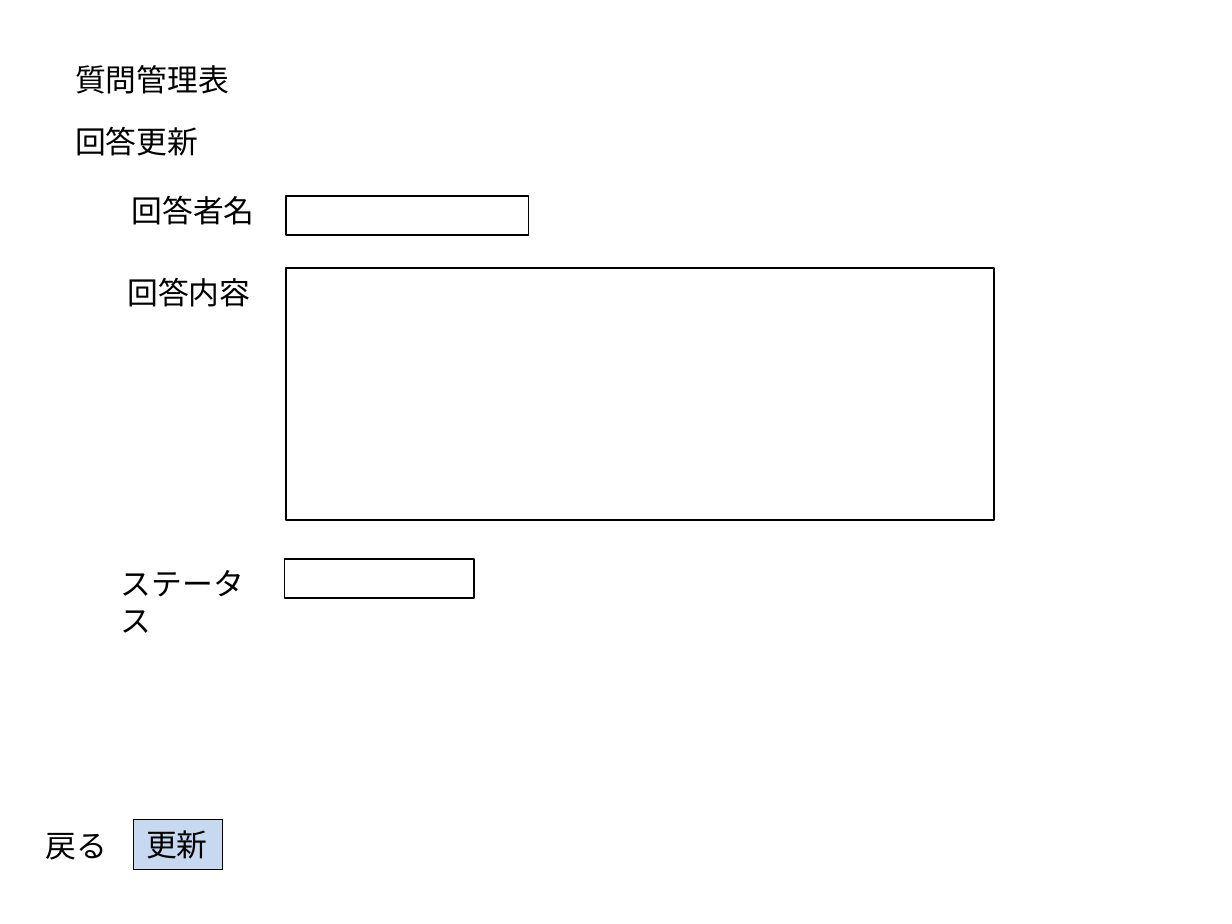
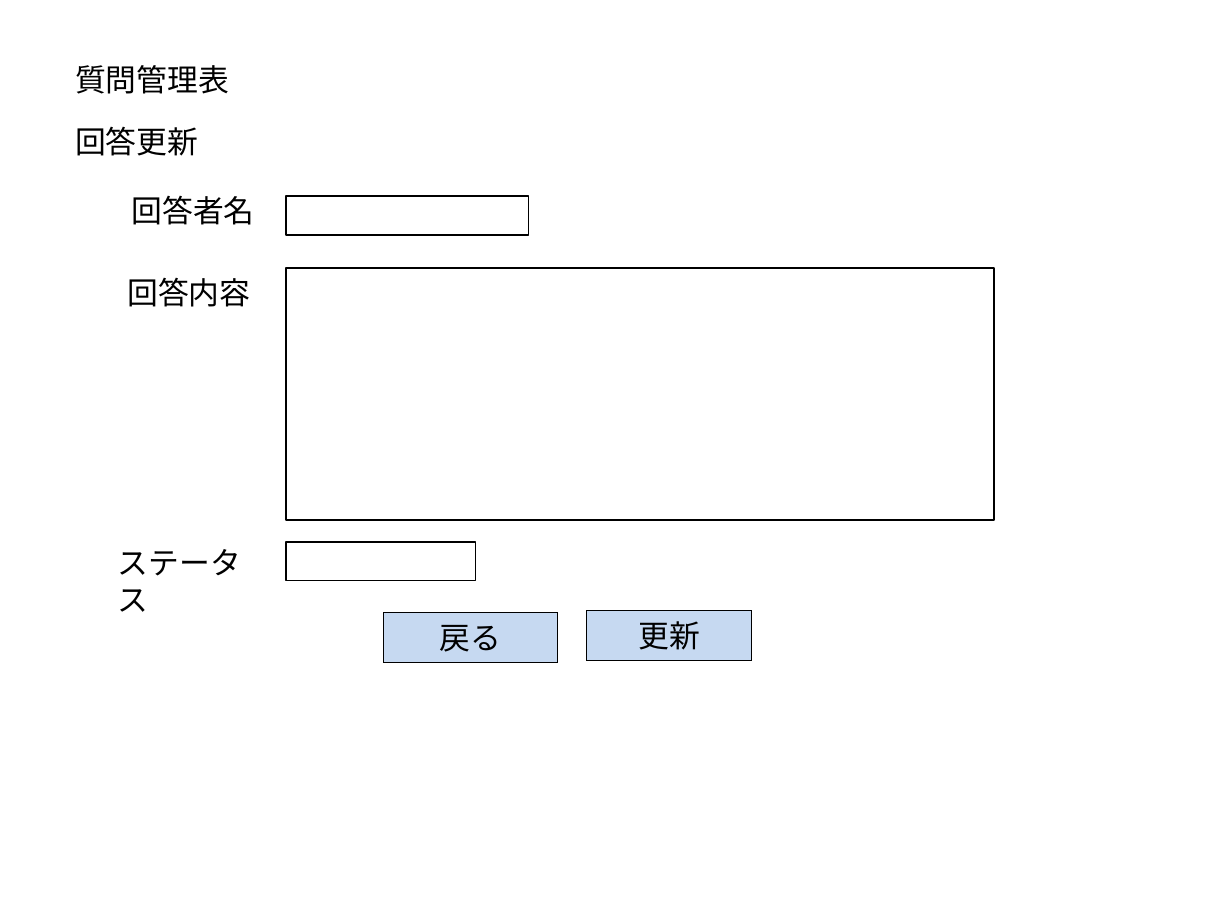
Before and after one commit to t-shimada/qa-docs, a slide deck: slide 6 of 画面一覧.pptx (slide 5 before the commit). Drawn at 1232x924 pixels with LibreOffice and Linux fonts; fonts in the diff are those of the drawing. Boxes give left, top, right and bottom in pixels: in the first picture for what was removed or moved away, otherwise in the second. Text is boxed around its words. In the diff, an @@ line names an element or a change of style, - is before the commit and + after.

```diff
--- a/画面一覧.pptx
+++ b/画面一覧.pptx
@@ text "ステータス": place and size @@
-text "ステータス" at <box>121,570,244,633</box>
+text "ステータス" at <box>118,549,241,612</box>
@@ rectangle: place and size @@
-rectangle at <box>285,559,474,598</box>
+rectangle at <box>286,542,476,580</box>
@@ rectangle "戻る": place and size @@
-rectangle "戻る" at <box>46,833,108,860</box>
+rectangle "戻る" at <box>383,612,558,662</box>
@@ rectangle "戻る" at <box>383,612,558,662</box>: alignment left to centre; fill none to #C6D9F1; outline none to #000000 0.75 pt @@
@@ rectangle "更新": place and size @@
-rectangle "更新" at <box>134,819,223,869</box>
+rectangle "更新" at <box>586,610,752,659</box>
@@ rectangle "更新" at <box>586,610,752,659</box>: alignment left to centre @@
```
Also in this commit, not shown: 4 other slides changed, 2 slides added, 3 other files.
